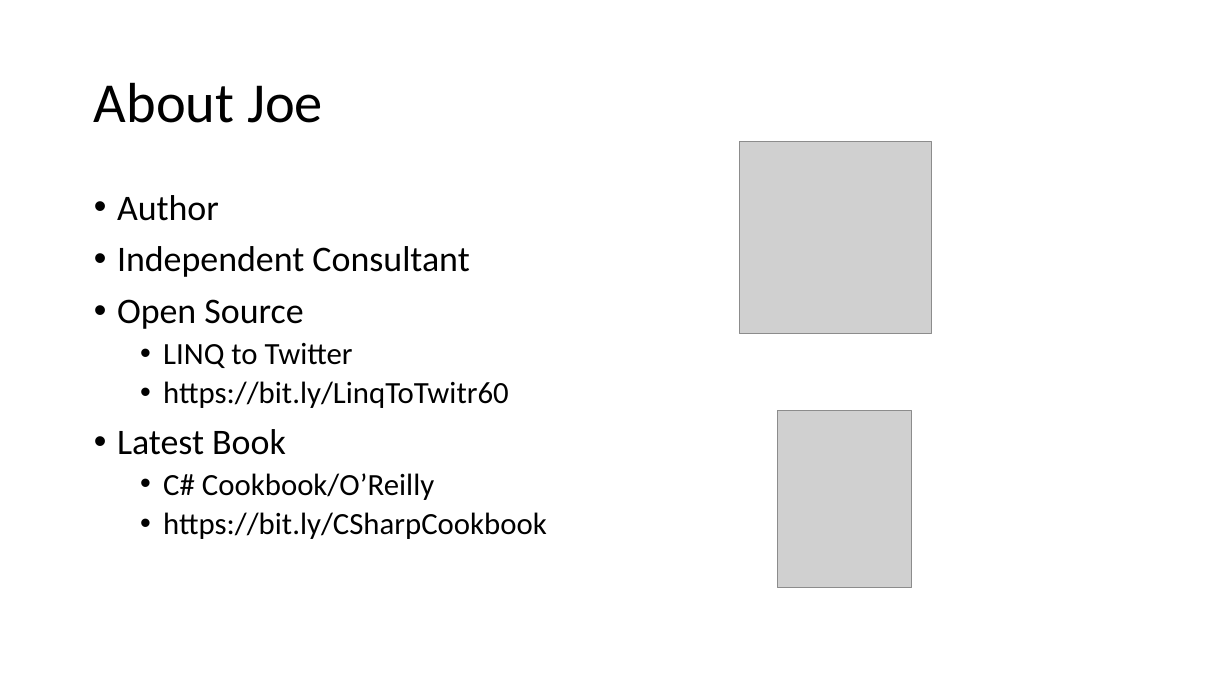
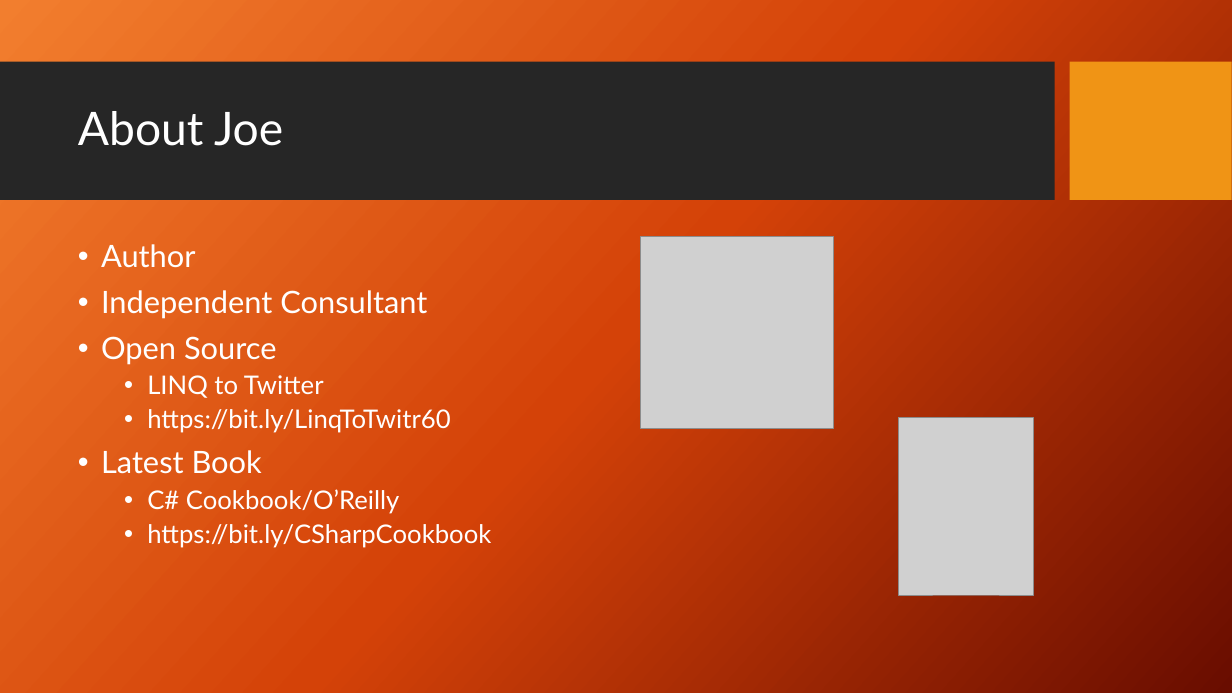
Before and after one commit to JoeMayo/WhatsNewInCSharp9, a slide deck: slide 2 of WhatsNewInCSharp9.pptx. Drawn at 1232x693 pixels with LibreOffice and Linux fonts; fonts in the diff are those of the drawing; grey boxes stand for pictures; background and template pictures are left out. Boxes give left, top, right and bottom in pixels: in the first picture for what was removed or moved away, otherwise in the second. Text is boxed around its words. In the diff, an @@ line names an element or a change of style, - is before the commit and + after.

```diff
--- a/WhatsNewInCSharp9.pptx
+++ b/WhatsNewInCSharp9.pptx
@@ background #FFFFFF to picture (left out) @@
@@ rectangle added at <box>0,62,1055,201</box>, fill #262626 @@
@@ title "About Joe": place and size @@
-title "About Joe" at <box>94,82,323,123</box>
+title "About Joe" at <box>78,111,283,146</box>
@@ title "About Joe" at <box>78,111,283,146</box>: size 44 to 36 pt, font Calibri to Lato, text colour #000000 to #FFFFFF @@
@@ rectangle added at <box>1070,62,1232,201</box>, fill #F09415 @@
@@ text "Author": place and size @@
-text "Author" at <box>117,195,547,539</box>
+text "Author" at <box>101,244,491,548</box>
@@ text "Author" at <box>101,244,491,548</box>: size 28 to 24 pt in "Author", "Independent Consultant", "Open Source", "Latest Book"; font Calibri to Lato, text colour #000000 to #FFFFFF; size 24 to 20 pt in "LINQ to Twitter", "https://bit.ly/LinqToTwitr60", "C# Cookbook/O’Reilly", "https://bit.ly/CSharpCookbook" @@
@@ picture: place and size @@
-picture at <box>739,141,932,334</box>
+picture at <box>640,237,833,429</box>
@@ picture: place and size @@
-picture at <box>777,411,912,589</box>
+picture at <box>899,418,1034,595</box>
```
Also in this commit, not shown: 8 other slides changed, 1 slide added, 3 other files.
